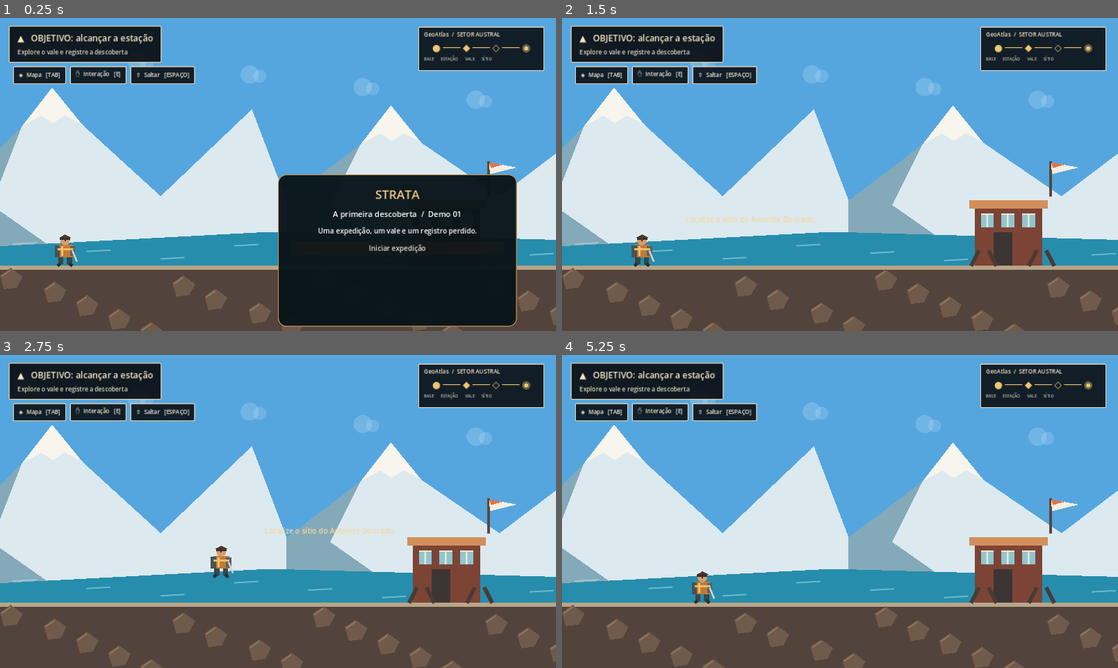
Above: before the commit, frames 1-4 (two rows, left to right).
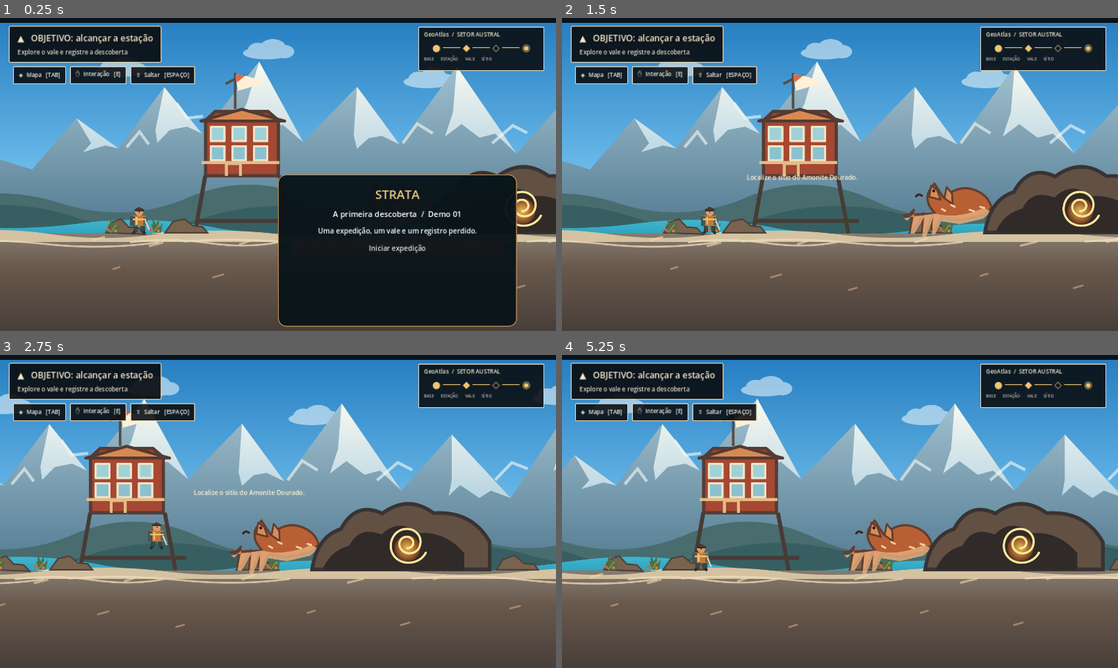
Above: after the commit, the same moments.

Repository: DudaLimaaaaa/STRATA
Game: Godot game, scene res://scenes/main.tscn
Same seed, same stepped clock (60 frames per second), same inputs: the game is played once before the commit and once after it.
Inputs:
- Up to frame 1 (0.25 s): no input
- Up to frame 2 (1.5 s): click "Iniciar expedição" at 0.5 s; tap Enter at 1.25 s; hold D (move_right) from 1.28 s (still down); tap E (interact) at 1.35 s
- Up to frame 3 (2.75 s): keep holding D (move_right); tap Space (jump) at 1.52, 2.27 s; tap E (interact) at 2.1 s
- Up to frame 4 (5.25 s): release D (move_right) at 2.78 s; hold A (move_left) 2.78-3.53 s; hold Shift (run) 2.78-3.53 s; tap E (interact) at 3.05, 3.8, 4.35 s; hold D (move_right) 3.53-5 s; tap Tab (toggle_atlas) at 3.6 s; tap Space (jump) at 3.77, 4.52 s; click "Voltar à expedição · TAB" at 5 s

The runs differ from the first frame. In frame 1, 49% of the frame differs, in the area x 0-100%, y 0-100%; in frame 2, 62%; in frame 3, 61%; in frame 4, 62%.

Commit message:
Usa panorama ilustrado na abertura da demo

Diff:
--- a/scripts/main.gd
+++ b/scripts/main.gd
@@ -29,7 +29,7 @@
 var message_time := 0.0
 
 var interactables := [
-	{"id":"station", "pos":Vector2(1020, GROUND_Y), "radius":90.0},
+	{"id":"station", "pos":Vector2(420, GROUND_Y), "radius":90.0},
 	{"id":"lookout", "pos":Vector2(2880, 340), "radius":100.0},
 	{"id":"fossil", "pos":Vector2(5040, 450), "radius":100.0},
 ]
@@ -46,17 +46,23 @@
 	player.fell.connect(respawn)
 	add_child(player)
 	camera = Camera2D.new()
-	camera.position = Vector2(0, -260)
+	camera.position = Vector2(376, -160)
+	camera.zoom = Vector2(0.85, 0.85)
 	camera.position_smoothing_enabled = true
 	camera.position_smoothing_speed = 5.0
-	camera.limit_left = 0
+	camera.limit_left = -227
 	camera.limit_right = int(WORLD_END)
-	camera.limit_top = 0
-	camera.limit_bottom = 720
+	camera.limit_top = -13
+	camera.limit_bottom = 1200
 	player.add_child(camera)
 	camera.make_current()
 
 func create_world() -> void:
+	var panorama := Sprite2D.new()
+	panorama.texture = load("res://assets/patagonia.svg")
+	panorama.position = Vector2(2525, 450)
+	panorama.z_index = -10
+	add_child(panorama)
 	# Um corredor de reencontro conduz à mesma descoberta pelas duas rotas.
 	platform(0, GROUND_Y, 2200, 300)
 	platform(2380, GROUND_Y, 240, 300)
@@ -241,7 +247,7 @@
 	match id:
 		"station":
 			station_found = true
-			checkpoint = Vector2(1110, GROUND_Y)
+			checkpoint = Vector2(510, GROUND_Y)
 			objective_label.text = "Registro da estação recuperado · siga pelo vale"
 			show_message("Último registro: o sítio fica além do vale.")
 		"lookout":
@@ -432,70 +438,12 @@
 	box.add_child(button)
 
 func _draw() -> void:
-	# Céu azul patagônico, cadeias de montanhas nevadas e vale glacial em planos.
-	draw_rect(Rect2(0, 0, WORLD_END, 720), Color("#55a6df"), true)
-	for i in range(8):
-		var x := float(i) * 780.0 - 120.0
-		var peak := 160.0 + float((i * 41) % 110)
-		var ridge := PackedVector2Array([Vector2(x, 420), Vector2(x+170, peak+90), Vector2(x+240, peak), Vector2(x+310, peak+86), Vector2(x+490, 410), Vector2(x+700, peak+50), Vector2(x+780, 420), Vector2(x+780, 570), Vector2(x,570)])
-		draw_colored_polygon(ridge, Color("#dce9ef"))
-		draw_colored_polygon(PackedVector2Array([Vector2(x+170, peak+90),Vector2(x+240,peak),Vector2(x+310,peak+86),Vector2(x+270,peak+64),Vector2(x+242,peak+82),Vector2(x+215,peak+65)]), Color("#f7f5ec"))
-		draw_colored_polygon(PackedVector2Array([Vector2(x,420),Vector2(x+170,peak+90),Vector2(x+100,430),Vector2(x+300,570),Vector2(x,570)]), Color("#84a9b8"))
-	# Nuvens leves e serras distantes para dar escala à travessia.
-	for i in range(24):
-		var cx := float(i) * 260.0 + 55.0
-		var cy := float(72 + (i * 29) % 120)
-		draw_circle(Vector2(cx,cy), 21, Color(0.94,0.97,1.0,0.18))
-		draw_circle(Vector2(cx+23,cy+4), 15, Color(0.94,0.97,1.0,0.16))
-	# Lago glacial turquesa entre os paredões.
-	draw_colored_polygon(PackedVector2Array([Vector2(0,525),Vector2(620,492),Vector2(1450,515),Vector2(2050,485),Vector2(2600,530),Vector2(3320,490),Vector2(4100,520),Vector2(5450,475),Vector2(5450,590),Vector2(0,590)]), Color("#278dad"))
-	for i in range(34):
-		var wx := float(i) * 170.0 + 30.0
-		var wy := 520.0 + float((i * 17) % 47)
-		draw_line(Vector2(wx,wy),Vector2(wx+54,wy-3),Color(0.72,0.92,0.95,0.46),2.0,true)
-	# Parede rochosa irregular, com faces quentes e neve acumulada nas bordas.
-	for rect in [Rect2(0,570,2200,300), Rect2(2380,570,240,300), Rect2(2700,570,410,300), Rect2(3480,570,470,300), Rect2(3920,570,1530,300)]:
-		draw_rect(rect, Color("#52443c"), true)
-		draw_rect(Rect2(rect.position.x, rect.position.y, rect.size.x, 9), Color("#b8a487"), true)
-		for i in range(int(rect.size.x / 78.0)):
-			var rx: float = rect.position.x + float(i) * 78.0 + float((i * 23) % 27)
-			var ry := 592.0 + float((i * 31) % 138)
-			draw_colored_polygon(PackedVector2Array([Vector2(rx,ry),Vector2(rx+25,ry-17),Vector2(rx+52,ry+3),Vector2(rx+39,ry+28),Vector2(rx+9,ry+32)]), Color("#705a4b"))
-			draw_line(Vector2(rx+4,ry+2),Vector2(rx+24,ry-12),Color("#a48567",0.65),2.0,true)
-	for rect in [Rect2(1920,452,260,35), Rect2(2180,390,350,35), Rect2(2520,345,430,35), Rect2(2940,390,280,35), Rect2(3190,445,270,35), Rect2(4740,520,350,50)]:
-		draw_rect(rect, Color("#665043"), true)
-		draw_rect(Rect2(rect.position.x,rect.position.y,rect.size.x,7),Color("#d1bd9b"),true)
-	# Estação de pesquisa em madeira e metal no penhasco.
-	draw_rect(Rect2(950, 430, 155, 140), Color("#7d4435"), true)
-	draw_rect(Rect2(938, 420, 180, 18), Color("#d38e5c"), true)
-	for wx in [965.0, 1012.0, 1060.0]:
-		draw_rect(Rect2(wx,450,29,31),Color("#90c5d0"),true)
-		draw_line(Vector2(wx+14,450),Vector2(wx+14,481),Color("#eee5d0"),3.0,true)
-		draw_rect(Rect2(wx,450,29,3),Color("#eee5d0"),true)
-	draw_rect(Rect2(994, 493, 43, 77), Color("#3c3534"), true)
-	# Pernas e vigas sobre a encosta, com bandeirola de vento.
-	for bx in [960.0, 1093.0]:
-		draw_line(Vector2(bx,535),Vector2(bx-18,570),Color("#493c35"),8.0,true)
-		draw_line(Vector2(bx+22,535),Vector2(bx+40,570),Color("#493c35"),8.0,true)
-	draw_line(Vector2(1125,410),Vector2(1125,330),Color("#54483e"),5.0,true)
-	draw_colored_polygon(PackedVector2Array([Vector2(1126,332),Vector2(1190,344),Vector2(1128,359)]),Color("#f5eee1"))
-	draw_colored_polygon(PackedVector2Array([Vector2(1126,332),Vector2(1157,338),Vector2(1130,345)]),Color("#de754b"))
-	# Rota alta: corrimão/mirante e fita de segurança nos setores de queda.
-	draw_rect(Rect2(2670, 300, 4, 45), Color("#dfbd82"), true)
-	draw_rect(Rect2(2668, 300, 108, 3), Color("#dfbd82"), true)
 	if rock_warning:
-		var warning_x := 3000.0 if float(hazard_timers["low_route"]) > 0.0 else 1670.0
-		draw_circle(Vector2(warning_x, 515), 38, Color(0.96,0.59,0.28,0.24))
-		draw_string(ThemeDB.fallback_font, Vector2(warning_x - 9.0, 468), "!", HORIZONTAL_ALIGNMENT_LEFT, -1, 38, Color("#f4cb83"))
+		var warning_x: float = 3000.0 if float(hazard_timers["low_route"]) > 0.0 else 1670.0
+		draw_colored_polygon(PackedVector2Array([Vector2(warning_x - 21, 508), Vector2(warning_x, 470), Vector2(warning_x + 21, 508)]), Color("#e73f37"))
+		draw_string(ThemeDB.fallback_font, Vector2(warning_x - 6, 501), "!", HORIZONTAL_ALIGNMENT_LEFT, -1, 24, Color.WHITE)
 		var remaining: float = maxf(0.0, float(hazard_timers["low_route"] if warning_x == 3000.0 else hazard_timers["valley"]))
-		var rock_y := 260.0 + (1.8 - remaining) * 130.0
-		draw_rect(Rect2(warning_x - 17.0, rock_y, 34, 30), Color("#b18d66"), true)
-	# Reentrância de arenito iluminada, com o fóssil em ouro.
-	draw_colored_polygon(PackedVector2Array([Vector2(4840,520),Vector2(4880,440),Vector2(4950,395),Vector2(5030,405),Vector2(5100,465),Vector2(5115,520)]),Color("#a26535"))
-	draw_circle(Vector2(4990,460),49,Color("#382d28"))
-	draw_circle(Vector2(4990,460),38,Color("#a76420"))
-	draw_arc(Vector2(4990,460), 29, 0, TAU * 1.7, 48, Color("#ffcf61"), 7.0, true)
-	draw_arc(Vector2(4990,460), 14, 0, TAU * 1.45, 40, Color("#ffe6a0"), 4.0, true)
-	draw_rect(Rect2(4870, 495, 240, 10), Color("#cfad79"), true)
+		var rock_y: float = 260.0 + (1.8 - remaining) * 130.0
+		draw_colored_polygon(PackedVector2Array([Vector2(warning_x - 18, rock_y + 21), Vector2(warning_x - 11, rock_y), Vector2(warning_x + 5, rock_y - 8), Vector2(warning_x + 19, rock_y + 5), Vector2(warning_x + 13, rock_y + 22)]), Color("#80644d"))
 	if message_time > 0.0 and screen == "playing":
-		draw_string(ThemeDB.fallback_font, Vector2(player.global_position.x, player.global_position.y - 100), message, HORIZONTAL_ALIGNMENT_CENTER, 500, 17, Color("#f3d79d"))
+		draw_string(ThemeDB.fallback_font, Vector2(player.global_position.x, player.global_position.y - 145), message, HORIZONTAL_ALIGNMENT_CENTER, 500, 17, Color("#fff0cf"))
